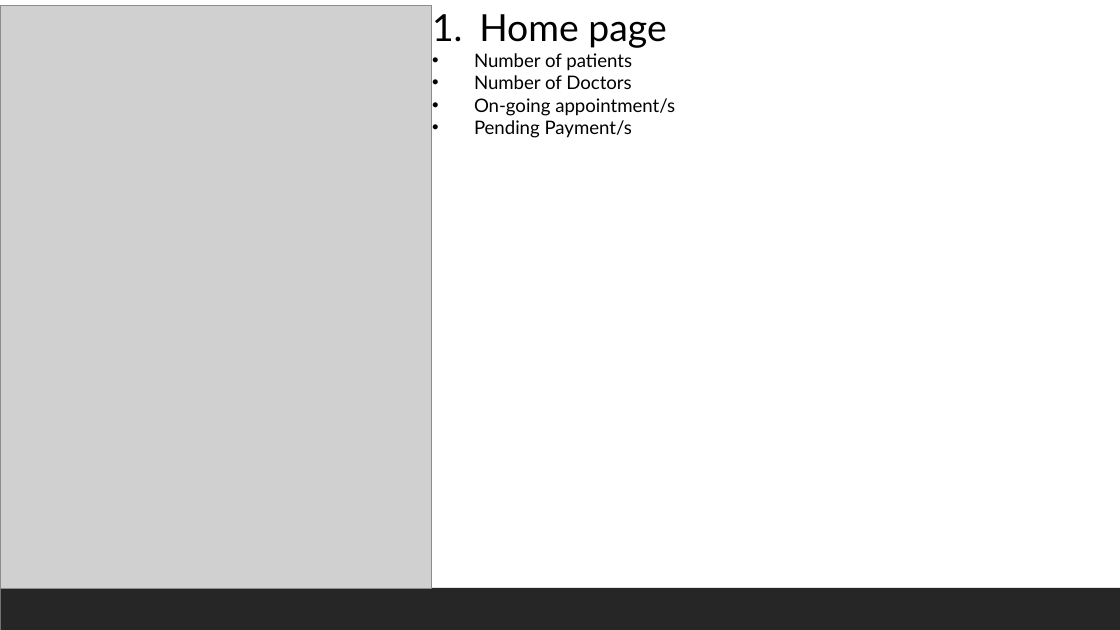
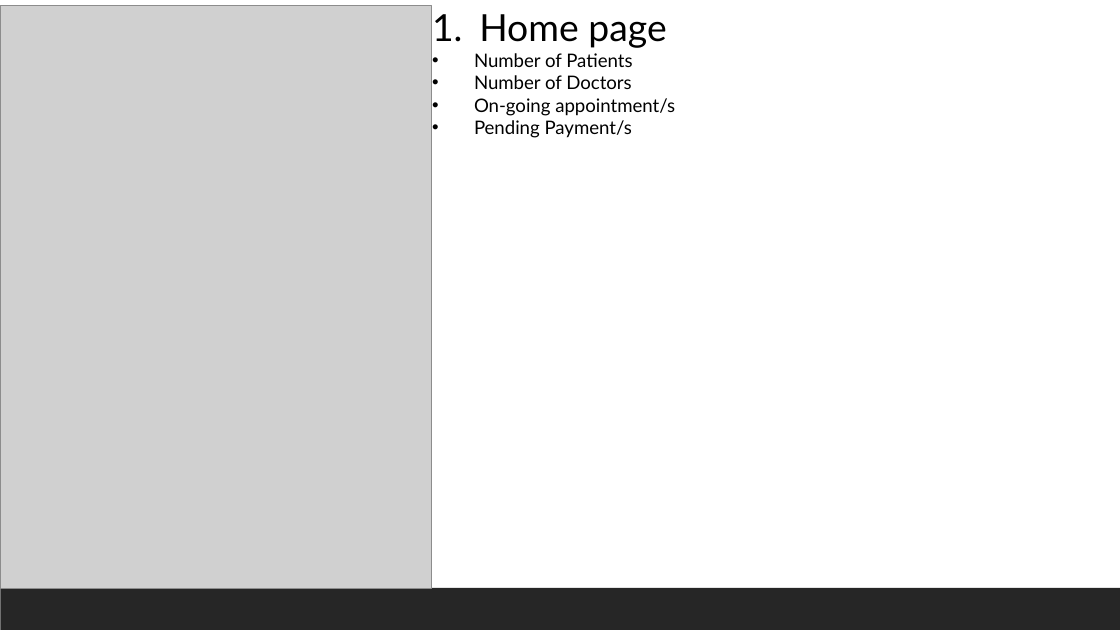
Before and after one commit to TJcollector/DatabaseProject, a slide deck: slide 5 of Database for Clinic Management.pptx (slide 6 before the commit). Drawn at 1120x630 pixels with LibreOffice and Linux fonts; fonts in the diff are those of the drawing; grey boxes stand for pictures. Boxes give left, top, right and bottom in pixels: in the first picture for what was removed or moved away, otherwise in the second. Text is boxed around its words. In the diff, an @@ line names an element or a change of style, - is before the commit and + after.

```diff
--- a/Database for Clinic Management.pptx
+++ b/Database for Clinic Management.pptx
@@ text at [474, 53, 632, 67]: text changed @@
-• Number of patients
+• Number of Patients
```
Also in this commit, not shown: 1 other slide changed, 8 slides added, 8 slides removed.
